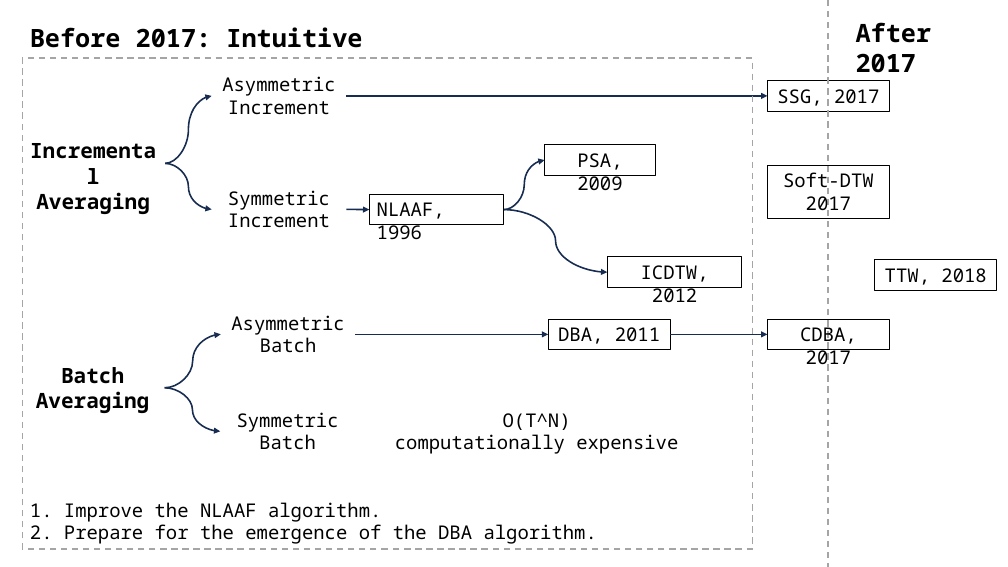
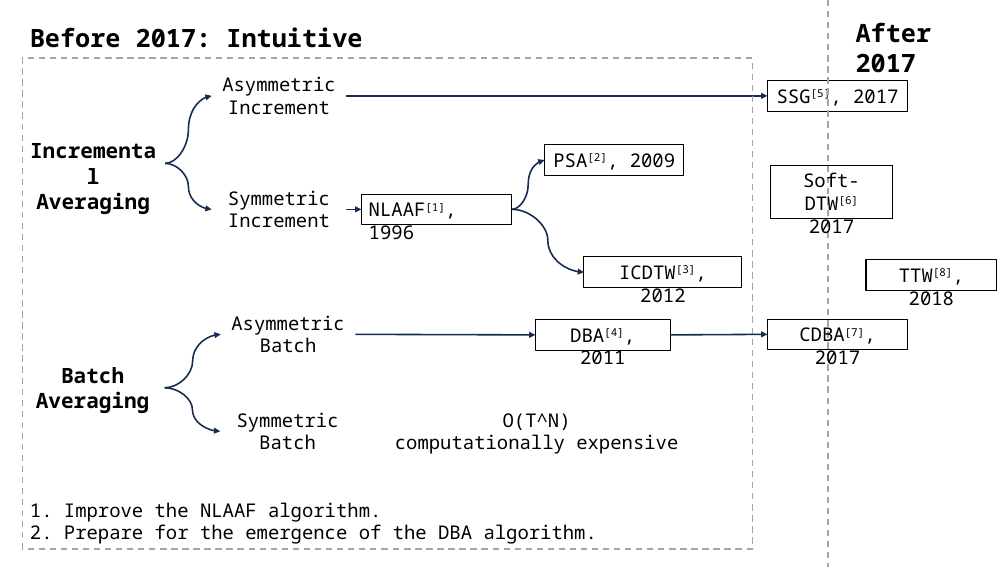
Before and after one commit to A-Big-Tortoise/Presentation, a slide deck: slide 6 of Presentation_1120_JiayuChen.pptx. Drawn at 1008x567 pixels with LibreOffice and Linux fonts; fonts in the diff are those of the drawing. Boxes give left, top, right and bottom in pixels: in the first picture for what was removed or moved away, otherwise in the second. Text is boxed around its words. In the diff, an @@ line names an element or a change of style, - is before the commit and + after.

```diff
--- a/Presentation_1120_JiayuChen.pptx
+++ b/Presentation_1120_JiayuChen.pptx
@@ rectangle "SSG[5], 2017": place and size @@
-rectangle "SSG[5], 2017" at (768,81,889,111)
+rectangle "SSG[5], 2017" at (768,81,908,111)
@@ text in rectangle at (777,88,898,104): text changed @@
-SSG, 2017
+SSG[5], 2017
@@ rectangle "PSA[2], 2009": place and size @@
-rectangle "PSA[2], 2009" at (544,145,656,175)
+rectangle "PSA[2], 2009" at (544,145,684,175)
@@ curved arrow moved from (504, 209) - (544, 160) to (512, 209) - (544, 160) @@
@@ text in rectangle at (553,153,675,168): text changed @@
-PSA, 2009
+PSA[2], 2009
@@ text in rectangle at (803,170,860,238): text changed @@
-Soft-DTW 2017
+Soft-DTW[6] 2017
@@ arrow moved from (346, 209) - (369, 209) to (346, 209) - (361, 209) @@
@@ rectangle "NLAAF[1], 1996": place and size @@
-rectangle "NLAAF[1], 1996" at (369,194,504,225)
+rectangle "NLAAF[1], 1996" at (361,194,512,225)
@@ text in rectangle at (369,202,445,240): text changed @@
-NLAAF, 1996
+NLAAF[1], 1996
@@ curved arrow moved from (504, 209) - (607, 272) to (512, 209) - (584, 272) @@
@@ rectangle "ICDTW[3], 2012": place and size @@
-rectangle "ICDTW[3], 2012" at (607,257,742,287)
+rectangle "ICDTW[3], 2012" at (584,257,742,287)
@@ text in rectangle at (619,265,696,302): text changed @@
-ICDTW, 2012
+ICDTW[3], 2012
@@ rectangle "TTW[8], 2018": place and size @@
-rectangle "TTW[8], 2018" at (875,260,997,290)
+rectangle "TTW[8], 2018" at (867,260,997,290)
@@ text in rectangle at (899,268,954,305): text changed @@
-TTW, 2018
+TTW[8], 2018
@@ rectangle "DBA[4], 2011": place and size @@
-rectangle "DBA[4], 2011" at (548,319,670,349)
+rectangle "DBA[4], 2011" at (535,320,670,350)
@@ text in rectangle at (570,328,625,364): text changed @@
-DBA, 2011
+DBA[4], 2011
@@ rectangle "CDBA[7], 2017": place and size @@
-rectangle "CDBA[7], 2017" at (768,319,889,349)
+rectangle "CDBA[7], 2017" at (768,319,908,349)
@@ text in rectangle at (799,323,865,370): text changed @@
-CDBA, 2017
+CDBA[7], 2017
@@ arrow moved from (355, 334) - (548, 334) to (355, 334) - (535, 335) @@
```
Also in this commit, not shown: 5 other slides changed, 3 slides added, 3 slides removed.
